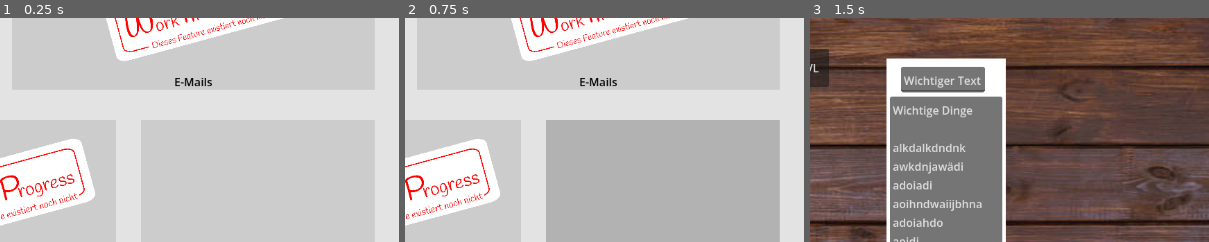
Above: before the commit, frames 1-3 (left to right).
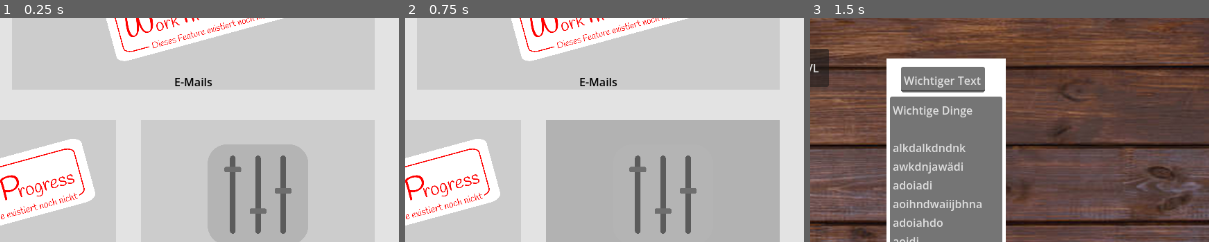
Above: after the commit, the same moments.

Repository: EgmundEGG/Enkeltrickbetr-ger-Spiel
Game: Godot game, scene res://Scenes/MainMenu.tscn
The game is run twice, just before and just after one commit, with the same random seed, the same clock (stepped at 60 frames per second) and the same inputs.
Inputs:
- Up to frame 1 (0.25 s): no input
- Up to frame 2 (0.75 s): click "Einstellungen" at 0.5 s
- Up to frame 3 (1.5 s): click "Direktnachrichten" at 1.25 s
The pictures show only the part of the screen within x 50-100%, y 39-89%; the shares and areas given below are measured in that part.

The runs differ from the first frame. In frame 1, 1.9% of the frame differs, in the area x 56-74%, y 61-97%; in frame 2, 1.8%; in frame 3, nothing differs.

Commit message:
vorerst Abschluss Hauptmenü

Diff:
--- a/enkeltrick-betrug/Scenes/Credits.tscn
+++ b/enkeltrick-betrug/Scenes/Credits.tscn
@@ -15,6 +15,8 @@
 anchors_preset = 15
 anchor_right = 1.0
 anchor_bottom = 1.0
+grow_horizontal = 2
+grow_vertical = 2
 color = Color(0, 0, 0, 1)
 
 [node name="Label" type="Label" parent="Background" unique_id=1631869058]
@@ -22,6 +24,8 @@
 anchors_preset = 15
 anchor_right = 1.0
 anchor_bottom = 1.0
+grow_horizontal = 2
+grow_vertical = 2
 theme_override_font_sizes/font_size = 35
 text = "- Die Enkeltrickbetrüger -
 Lenny Kahl
@@ -35,11 +39,8 @@
 
 [node name="Button" type="Button" parent="Background" unique_id=169823053]
 layout_mode = 1
-anchors_preset = 15
-anchor_right = 1.0
-anchor_bottom = 1.0
-offset_right = -986.0
-offset_bottom = -573.0
+offset_right = 166.0
+offset_bottom = 75.0
 text = "Zurück"
 script = ExtResource("1_i8h6y")
 SceneName = "MainMenu"
--- a/enkeltrick-betrug/Scenes/MainMenu.tscn
+++ b/enkeltrick-betrug/Scenes/MainMenu.tscn
@@ -3,6 +3,7 @@
 [ext_resource type="Script" uid="uid://6leggv6jfhv5" path="res://MainMenu/Scripts/MenuButton.gd" id="1_tt5f1"]
 [ext_resource type="Texture2D" uid="uid://cdks6d51wqouh" path="res://MainMenu/Design/messages.png" id="2_8saeu"]
 [ext_resource type="Texture2D" uid="uid://cji01boiwdh2k" path="res://MainMenu/Design/WIPicon.png" id="2_853f1"]
+[ext_resource type="Texture2D" uid="uid://bdhd1c5wsb53o" path="res://MainMenu/Design/settings.png" id="4_ghw46"]
 
 [sub_resource type="StyleBoxFlat" id="StyleBoxFlat_kjwba"]
 bg_color = Color(0.8, 0.8, 0.8, 1)
@@ -57,6 +58,8 @@
 anchor_bottom = 1.0
 offset_left = 372.0
 offset_right = -372.0
+grow_horizontal = 2
+grow_vertical = 2
 theme_override_font_sizes/font_size = 25
 text = "Die Enkeltrickbetrüger"
 horizontal_alignment = 1
@@ -275,3 +278,16 @@
 text = "Einstellungen"
 horizontal_alignment = 1
 vertical_alignment = 2
+
+[node name="SettingsIcon" type="TextureRect" parent="BottomRight" unique_id=794603512]
+layout_mode = 1
+anchors_preset = 15
+anchor_right = 1.0
+anchor_bottom = 1.0
+offset_top = 35.0
+offset_bottom = -33.0
+grow_horizontal = 2
+grow_vertical = 2
+texture = ExtResource("4_ghw46")
+expand_mode = 1
+stretch_mode = 5
Binary file added: enkeltrick-betrug/MainMenu/Design/settings.png
Not shown, added: enkeltrick-betrug/MainMenu/Design/settings.png.import
